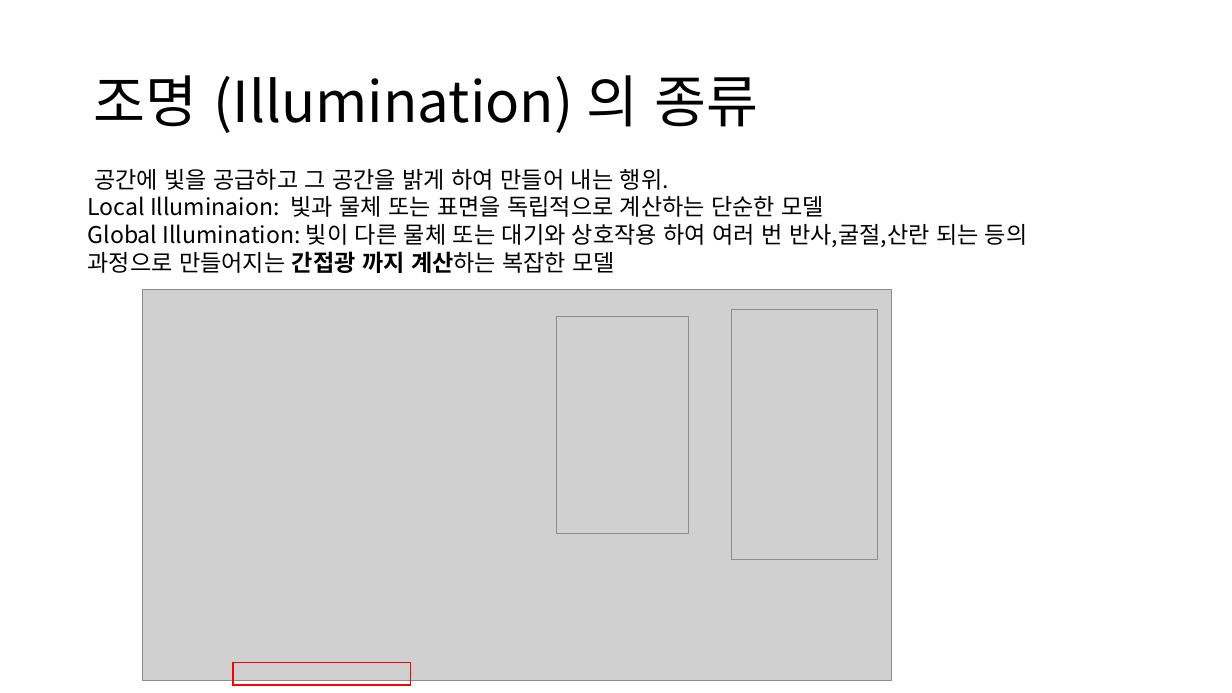
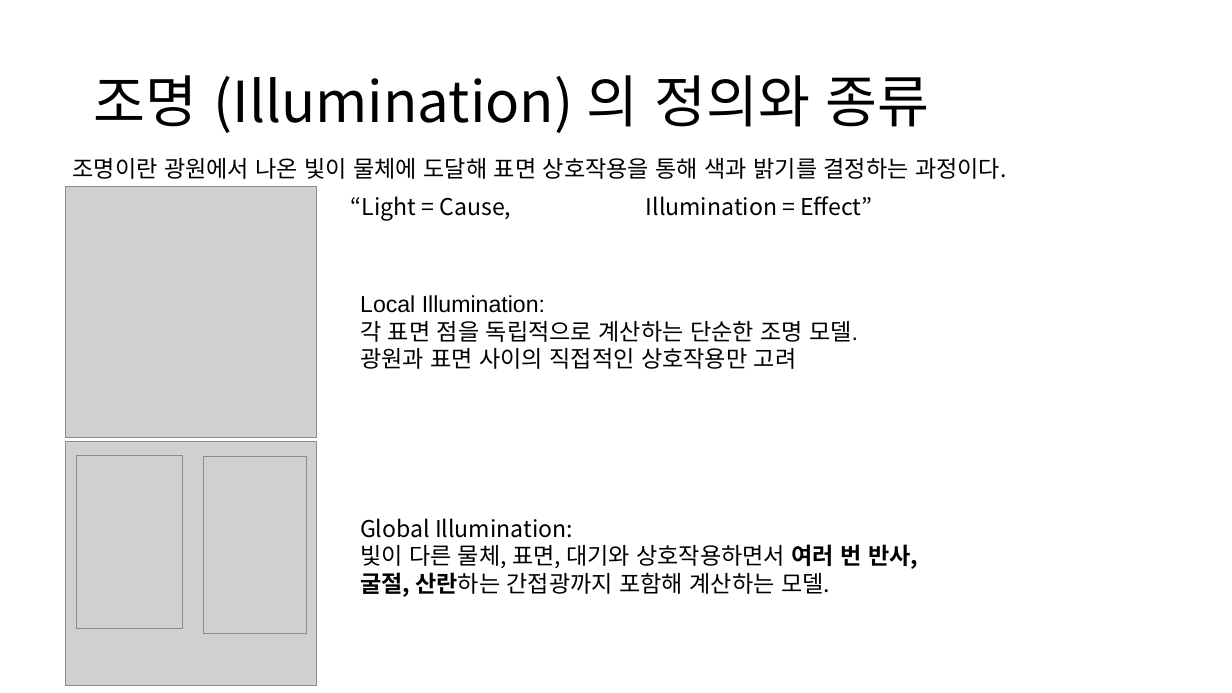
Before and after one commit to ldw9981/D3D11_Tutorial, a slide deck: slide 5 of Documents/05-Lighting1(Lambertian).pptx. Drawn at 1232x693 pixels with LibreOffice and Linux fonts; fonts in the diff are those of the drawing; grey boxes stand for pictures; background and template pictures are left out. Boxes give left, top, right and bottom in pixels: in the first picture for what was removed or moved away, otherwise in the second. Text is boxed around its words. In the diff, an @@ line names an element or a change of style, - is before the commit and + after.

```diff
--- a/Documents/05-Lighting1(Lambertian).pptx
+++ b/Documents/05-Lighting1(Lambertian).pptx
@@ title at <box>94,75,930,133</box>: text changed @@
-조명 (Illumination) 의 종류
+조명 (Illumination) 의 정의와 종류
@@ text at <box>73,158,1006,179</box>: text changed @@
-공간에 빛을 공급하고 그 공간을 밝게 하여 만들어 내는 행위.
-Local Illuminaion: 빛과 물체 또는 표면을 독립적으로 계산하는 단순한 모델
-Global Illumination: 빛이 다른 물체 또는 대기와 상호작용 하여 여러 번 반사,굴절,산란 되는 등의 과정으로 만들어지는 간접광 까지 계산하는 복잡한 모델
+조명이란 광원에서 나온 빛이 물체에 도달해 표면 상호작용을 통해 색과 밝기를 결정하는 과정이다.
@@ picture: place and size @@
-picture at <box>142,289,892,680</box>
+picture at <box>66,186,317,438</box>
@@ text added at <box>351,196,872,220</box>, 18 pt, text #000000 @@
+“Light = Cause, Illumination = Effect”
@@ text added at <box>360,295,858,369</box>, 18 pt, text #000000 @@
+Local Illumination:
+각 표면 점을 독립적으로 계산하는 단순한 조명 모델.
+광원과 표면 사이의 직접적인 상호작용만 고려
@@ picture added at <box>66,441,317,686</box> @@
@@ picture: place and size @@
-picture at <box>556,317,689,534</box>
+picture at <box>77,457,182,628</box>
@@ picture: place and size @@
-picture at <box>732,310,878,560</box>
+picture at <box>203,457,307,634</box>
@@ text added at <box>360,518,918,597</box>, 18 pt, text #000000 @@
+Global Illumination:
+빛이 다른 물체, 표면, 대기와 상호작용하면서 여러 번 반사, 굴절, 산란하는 간접광까지 포함해 계산하는 모델.
@@ rectangle removed at <box>233,663,410,685</box> @@
```
Also in this commit, not shown: 5 other slides changed, 1 slide added, 2 other files.
